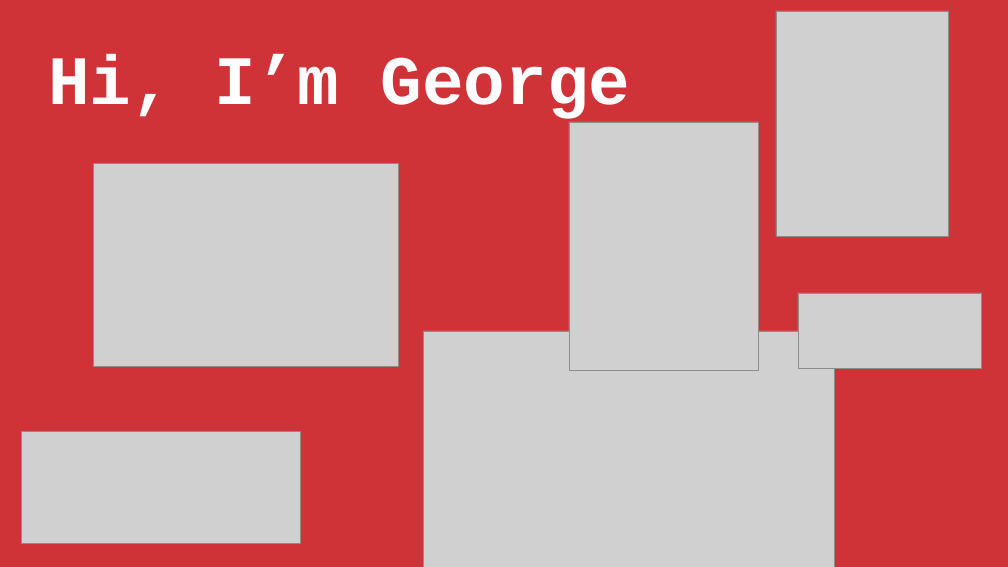
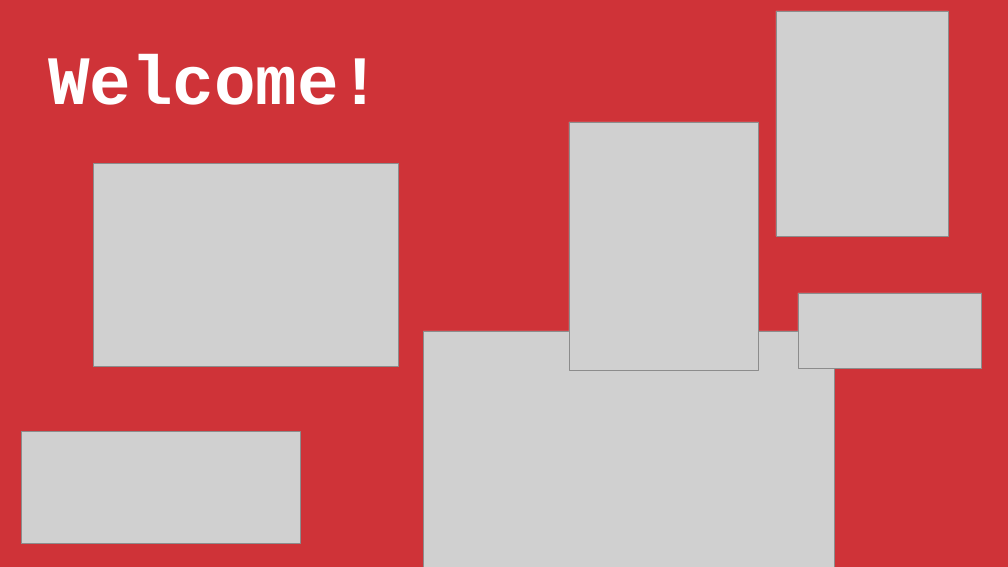
Before and after one commit to stringfestdata/modern-excel-demo-day, a slide deck: slide 2 of modern-excel-demo-day.pptx. Drawn at 1008x567 pixels with LibreOffice and Linux fonts; fonts in the diff are those of the drawing; grey boxes stand for pictures. Boxes give left, top, right and bottom in pixels: in the first picture for what was removed or moved away, otherwise in the second. Text is boxed around its words. In the diff, an @@ line names an element or a change of style, - is before the commit and + after.

```diff
--- a/modern-excel-demo-day.pptx
+++ b/modern-excel-demo-day.pptx
@@ text at (48, 54, 381, 105): text changed @@
-Hi, I’m George
+Welcome!
```
Also in this commit, not shown: 1 other slide changed, 1 other file.
